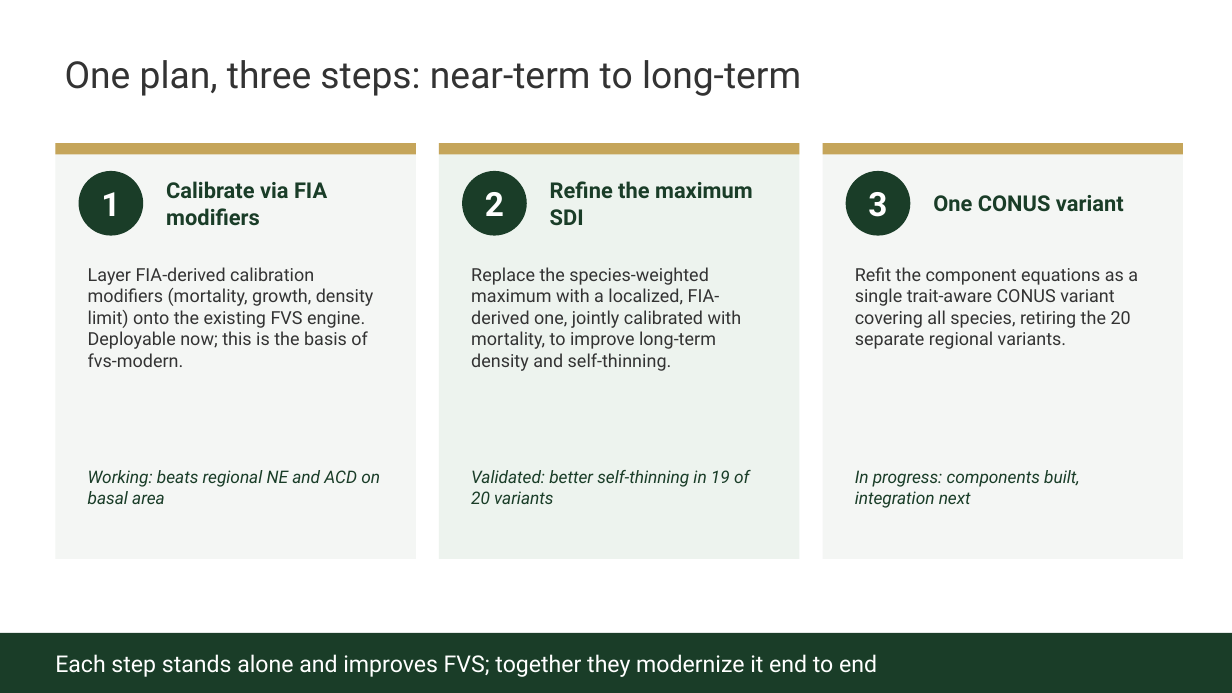
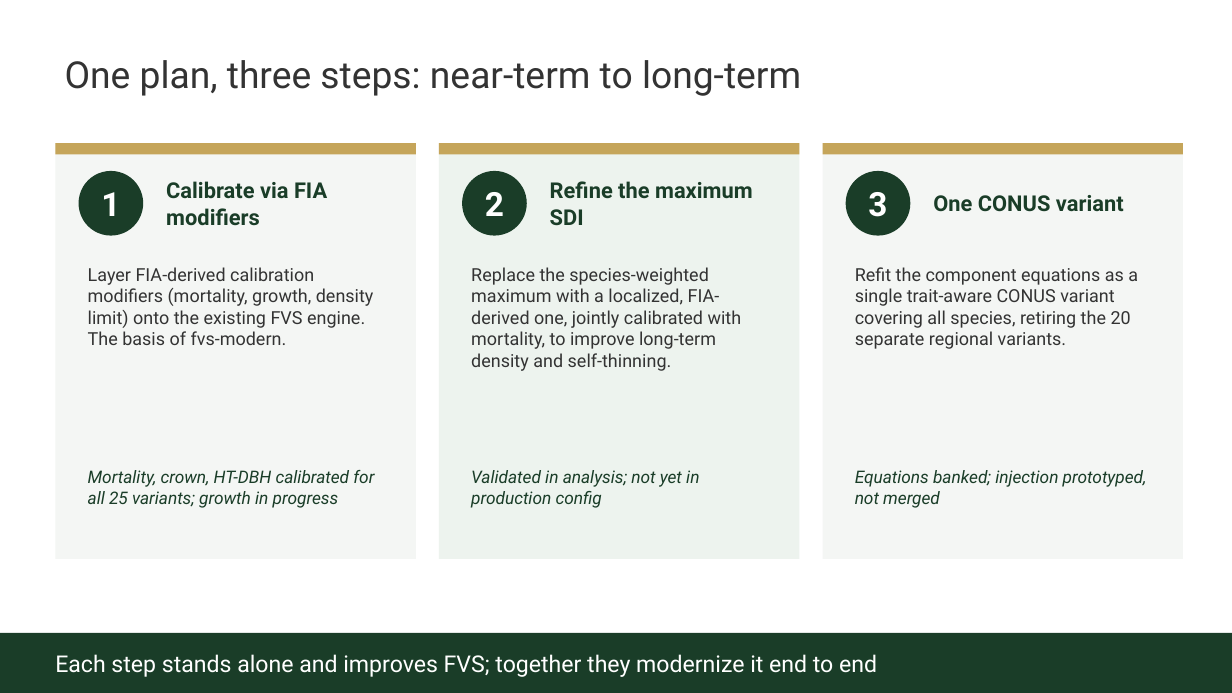
Before and after one commit to advanced-forestry-systems/fvs-modern, a slide deck: slide 2 of calibration/sdimax/FVS_team_UPDATE_3step_plan.pptx. Drawn at 1232x693 pixels with LibreOffice and Linux fonts; fonts in the diff are those of the drawing. Boxes give left, top, right and bottom in pixels: in the first picture for what was removed or moved away, otherwise in the second. Text is boxed around its words. In the diff, an @@ line names an element or a change of style, - is before the commit and + after.

Commit message:
Stress test + honesty pass on materials and implementation status
Adversarial review of all claims: max-SDI self-thinning result is most robust but a relative
gain on a weak signal; all-variant magnitudes need multi-seed reruns (fixed-seed bug);
calibration coverage is partial (mortality all variants, growth partial/absent); NE benchmark
needs re-verification; injection untested. Reworded deck + document to true strength; added
stress-test and implementation-status memos.

```diff
--- a/calibration/sdimax/FVS_team_UPDATE_3step_plan.pptx
+++ b/calibration/sdimax/FVS_team_UPDATE_3step_plan.pptx
@@ text at <box>88,267,374,345</box>: text changed @@
-Layer FIA-derived calibration modifiers (mortality, growth, density limit) onto the existing FVS engine. Deployable now; this is the basis of fvs-modern.
+Layer FIA-derived calibration modifiers (mortality, growth, density limit) onto the existing FVS engine. The basis of fvs-modern.
@@ text at <box>88,470,374,508</box>: text changed @@
-Working: beats regional NE and ACD on basal area
+Mortality, crown, HT-DBH calibrated for all 25 variants; growth in progress
@@ text at <box>471,470,699,508</box>: text changed @@
-Validated: better self-thinning in 19 of 20 variants
+Validated in analysis; not yet in production config
@@ text at <box>855,470,1147,508</box>: text changed @@
-In progress: components built, integration next
+Equations banked; injection prototyped, not merged
```
Also in this commit, not shown: 2 other slides changed, 3 other files.
